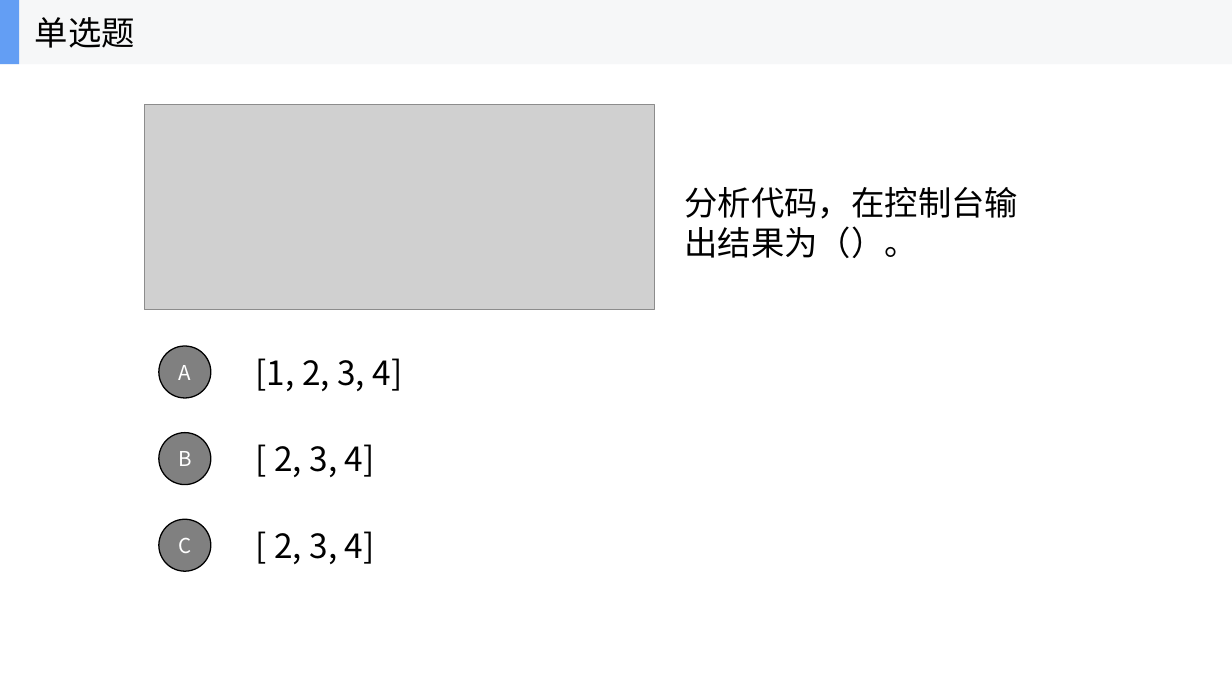
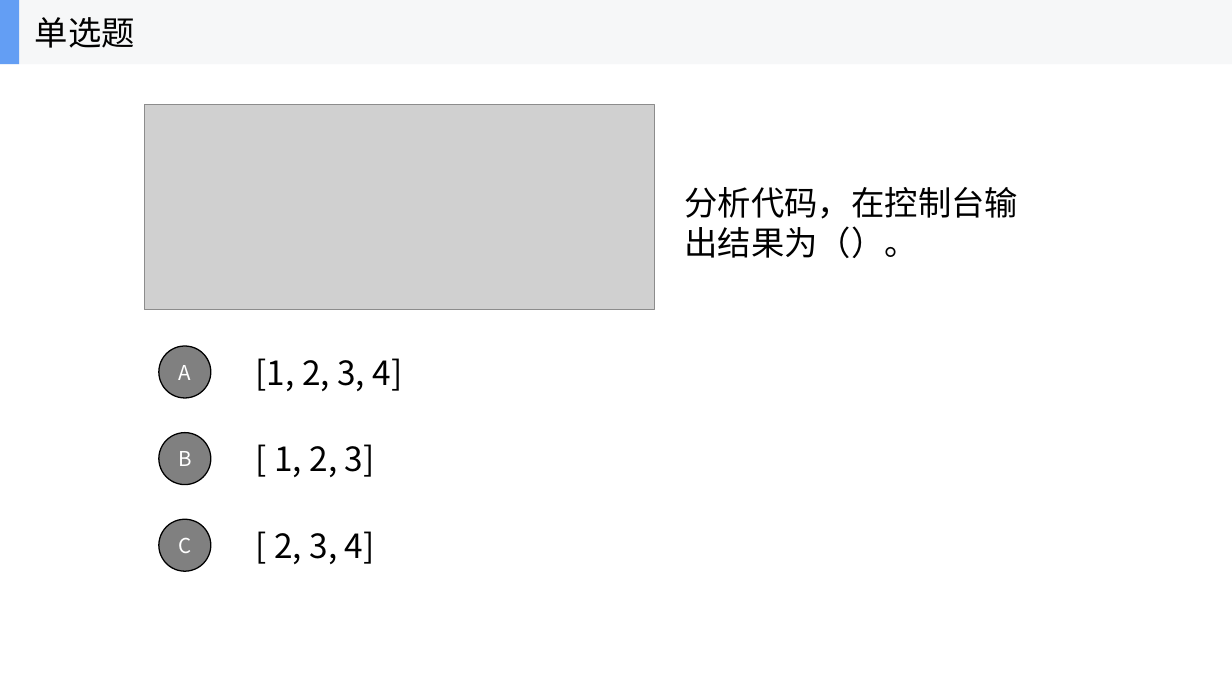
Before and after one commit to xiaoixao/javascript-advanced, a slide deck: slide 21 of 02.数据类型以及存储和转换/02.数据类型以及存储和转换.pptx. Drawn at 1232x693 pixels with LibreOffice and Linux fonts; fonts in the diff are those of the drawing; grey boxes stand for pictures; background and template pictures are left out. Boxes give left, top, right and bottom in pixels: in the first picture for what was removed or moved away, otherwise in the second. Text is boxed around its words. In the diff, an @@ line names an element or a change of style, - is before the commit and + after.

Commit message:
修改1-3章ppt

```diff
--- a/02.数据类型以及存储和转换/02.数据类型以及存储和转换.pptx
+++ b/02.数据类型以及存储和转换/02.数据类型以及存储和转换.pptx
@@ text at [274, 444, 375, 477]: text changed @@
-[ 2, 3, 4]
+[ 1, 2, 3]
```
